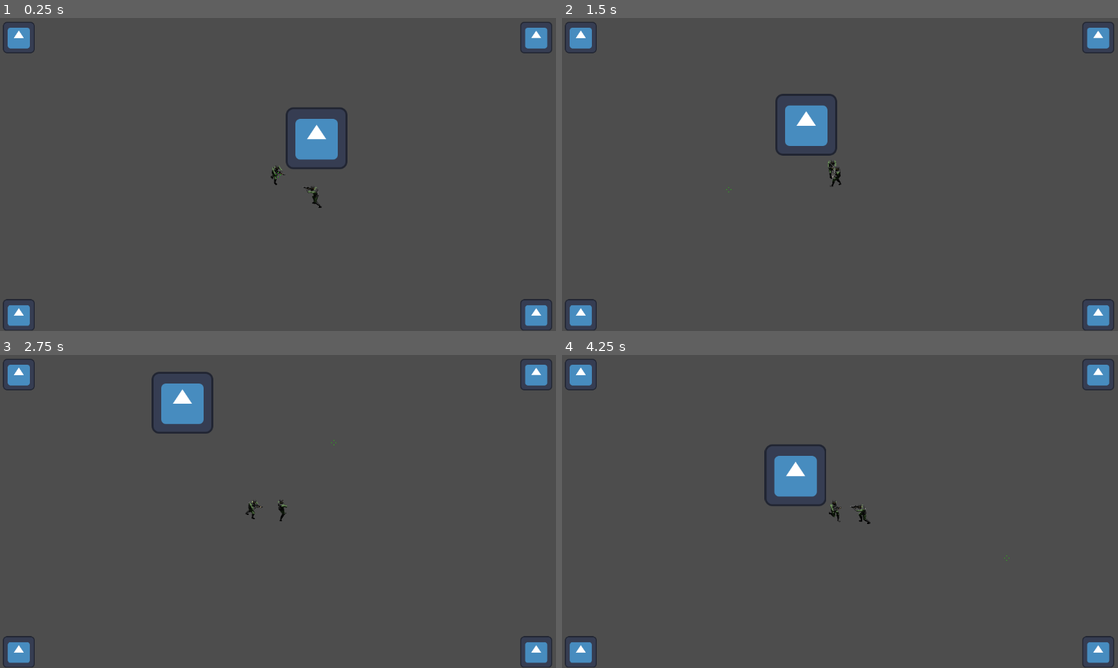
Above: before the commit, frames 1-4 (two rows, left to right).
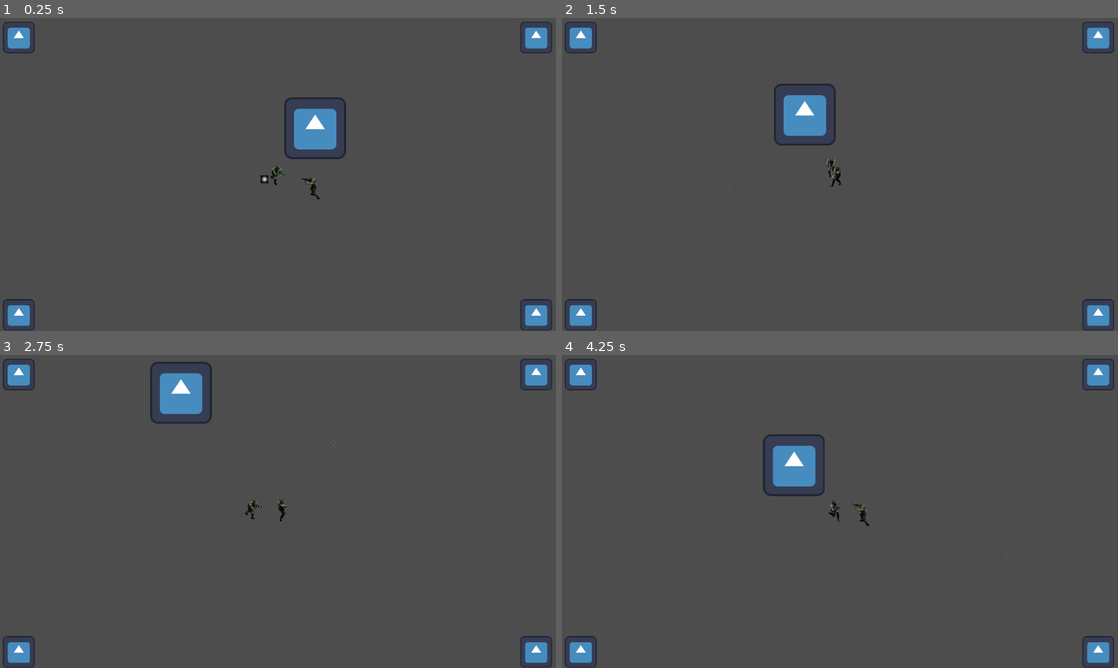
Above: after the commit, the same moments.

Repository: HeavyBro1337/boss-rush
Game: Godot game, scene res://scenes/gameplay.tscn
The game is run twice, just before and just after one commit, with the same random seed, the same clock (stepped at 60 frames per second) and the same inputs. The engine's default icon, where the game draws it, is replaced by a stand-in: a white triangle on a blue panel in a dark square.
Inputs (mouse positions are in pixels of both pictures, inside the frame that each line leads up to):
- Up to frame 1 (0.25 s): no input
- Up to frame 2 (1.5 s): move the mouse to (962, 158) at 0.52 s; hold D (right) 0.53-1.28 s; click (962, 158) at 0.6 s; move the mouse to (728, 190) at 1.27 s; hold S (down) from 1.28 s (still down); click (728, 190) at 1.35 s
- Up to frame 3 (2.75 s): move the mouse to (333, 442) at 2.02 s; release S (down) at 2.03 s; hold D (right) from 2.03 s (still down); click (333, 442) at 2.1 s
- Up to frame 4 (4.25 s): move the mouse to (812, 574) at 2.77 s; release D (right) at 2.78 s; hold W (up) 2.78-3.53 s; click (812, 574) at 2.85 s; move the mouse to (1006, 558) at 3.52 s; hold A (left) from 3.53 s (still down); click (1006, 558) at 3.6 s

The runs differ from the first frame. In frame 1, 1.2% of the frame differs, in the area x 46-63%, y 25-61%; in frame 2, 1.2%; in frame 3, 1.1%; in frame 4, 1.2%.

Commit message:
Shooting and projectile

Diff:
--- a/_scripts/characters/movement.gd
+++ b/_scripts/characters/movement.gd
@@ -16,3 +16,6 @@
 	position += currentVelocity * speed * delta
 
 	move_and_slide()
+
+func _on_hit():
+	print("Hello, world!")
--- a/_scripts/characters/player_input.gd
+++ b/_scripts/characters/player_input.gd
@@ -1,4 +1,4 @@
-extends Node2D
+extends Node
 
 @export var movement : Movement
 @export var animator : RotatableAnimator
@@ -6,7 +6,11 @@
 func _process(delta):
 	var dir : Vector2 = Input.get_vector("left", "right", "up", "down")
 
-	animator.angle = RotatableAnimator.vec_to_deg(get_local_mouse_position() - position)
+	animator.angle = RotatableAnimator.vec_to_deg(movement.get_global_mouse_position() - movement.position)
 	animator.set_animation("walk" if dir != Vector2.ZERO else "idle")
 
 	movement.direction = dir
+
+func _input(event):
+	if event.is_action("shoot"):
+		print("Pow!")
--- /dev/null
+++ b/_scripts/projectile.gd
@@ -0,0 +1,17 @@
+extends CharacterBody2D
+
+@export var speed : float
+
+func _physics_process(delta):
+	var dir = Vector2.RIGHT.rotated(rotation) * delta * speed
+	position += dir
+	var collision = move_and_collide(dir)
+	if collision != null:
+		process_collision(collision)
+
+func process_collision(collision : KinematicCollision2D):
+	var body : Node2D = collision.get_collider()
+
+	if body.has_method("_on_hit"):
+		body._on_hit()
+	queue_free()
--- /dev/null
+++ b/_scripts/stats.gd
@@ -0,0 +1,7 @@
+extends Node
+
+@export var health : float = 100
+@export var armor : float = 100
+
+@onready var maxHealth : float = health
+@onready var maxArmor : float = armor
--- /dev/null
+++ b/nodes/bullet.tscn
@@ -0,0 +1,27 @@
+[gd_scene load_steps=5 format=3 uid="uid://cbowcfhmfx1gx"]
+
+[ext_resource type="Script" path="res://_scripts/projectile.gd" id="1_nvpda"]
+
+[sub_resource type="CircleShape2D" id="CircleShape2D_u05th"]
+
+[sub_resource type="Gradient" id="Gradient_1nwob"]
+colors = PackedColorArray(1, 1, 1, 1, 0, 0, 0, 1)
+
+[sub_resource type="GradientTexture2D" id="GradientTexture2D_vr3a2"]
+gradient = SubResource("Gradient_1nwob")
+width = 16
+height = 16
+fill = 1
+fill_from = Vector2(0.515337, 0.493865)
+fill_to = Vector2(0.97546, 0.714724)
+
+[node name="Bullet" type="CharacterBody2D"]
+position = Vector2(-34, 12)
+script = ExtResource("1_nvpda")
+speed = 300.0
+
+[node name="CollisionShape2D" type="CollisionShape2D" parent="."]
+shape = SubResource("CircleShape2D_u05th")
+
+[node name="Visuals" type="Sprite2D" parent="."]
+texture = SubResource("GradientTexture2D_vr3a2")
--- a/nodes/characters/player.tscn
+++ b/nodes/characters/player.tscn
@@ -1,12 +1,23 @@
-[gd_scene load_steps=7 format=3 uid="uid://bmor67q7aiuw6"]
+[gd_scene load_steps=9 format=3 uid="uid://bmor67q7aiuw6"]
 
 [ext_resource type="Script" path="res://_scripts/characters/movement.gd" id="1_mcmfq"]
 [ext_resource type="Script" path="res://_scripts/characters/player_input.gd" id="2_7n2wo"]
 [ext_resource type="Texture2D" uid="uid://db51q3bxaig6l" path="res://graphics/ExampleCharacter/aiming/Soldier_aiming_000000/Soldier_0_aiming_0000.png" id="2_y6gur"]
 [ext_resource type="Script" path="res://_scripts/animator/rotatable_animator.gd" id="3_f6hh0"]
 [ext_resource type="PackedScene" uid="uid://ds8nnegqkk0q0" path="res://nodes/animations/soldier_aiming.tscn" id="4_hrdb0"]
+[ext_resource type="Script" path="res://_scripts/stats.gd" id="5_wrd2w"]
 
 [sub_resource type="CircleShape2D" id="CircleShape2D_0nu3j"]
+
+[sub_resource type="GDScript" id="GDScript_25h53"]
+script/source = "extends CollisionShape2D
+
+signal on_bullet_hit()
+
+func _on_hit():
+	on_bullet_hit.emit()
+	print(\"Hello world\")
+"
 
 [node name="Player" type="CharacterBody2D"]
 script = ExtResource("1_mcmfq")
@@ -26,8 +37,12 @@
 
 [node name="CollisionShape2D" type="CollisionShape2D" parent="."]
 shape = SubResource("CircleShape2D_0nu3j")
+script = SubResource("GDScript_25h53")
 
-[node name="Input" type="Node2D" parent="." node_paths=PackedStringArray("movement", "animator")]
+[node name="Stats" type="Node" parent="."]
+script = ExtResource("5_wrd2w")
+
+[node name="Input" type="Node" parent="." node_paths=PackedStringArray("movement", "animator")]
 script = ExtResource("2_7n2wo")
 movement = NodePath("..")
 animator = NodePath("../Visuals")
--- a/scenes/gameplay.tscn
+++ b/scenes/gameplay.tscn
@@ -8,6 +8,7 @@
 [ext_resource type="Script" path="res://_scripts/animator/rotatable_animator.gd" id="5_ubr45"]
 [ext_resource type="PackedScene" uid="uid://ds8nnegqkk0q0" path="res://nodes/animations/soldier_aiming.tscn" id="6_6n7ur"]
 [ext_resource type="Script" path="res://_scripts/characters/ai/follow_player.gd" id="8_lwqtv"]
+[ext_resource type="PackedScene" uid="uid://cbowcfhmfx1gx" path="res://nodes/bullet.tscn" id="9_jq52s"]
 
 [sub_resource type="RectangleShape2D" id="RectangleShape2D_sgawc"]
 size = Vector2(128, 128)
@@ -38,11 +39,12 @@
 [node name="NavigationObstacle2D" type="NavigationObstacle2D" parent="Obstacle"]
 
 [node name="Player" parent="." instance=ExtResource("1_wc37h")]
-position = Vector2(70, -41)
+position = Vector2(73, -20)
 motion_mode = 1
 
 [node name="CollisionShape2D" parent="Player" index="1"]
 position = Vector2(0, 13)
+script = null
 
 [node name="CommonEnemyBase" type="CharacterBody2D" parent="."]
 position = Vector2(181, 21)
@@ -78,4 +80,7 @@
 [node name="NavigationRegion2D" type="NavigationRegion2D" parent="."]
 navigation_polygon = SubResource("NavigationPolygon_eh5n4")
 
+[node name="Bullet" parent="." instance=ExtResource("9_jq52s")]
+position = Vector2(-105, -10)
+
 [editable path="Player"]
Not shown: 1 places in scenes/gameplay.tscn that only renumber resources
